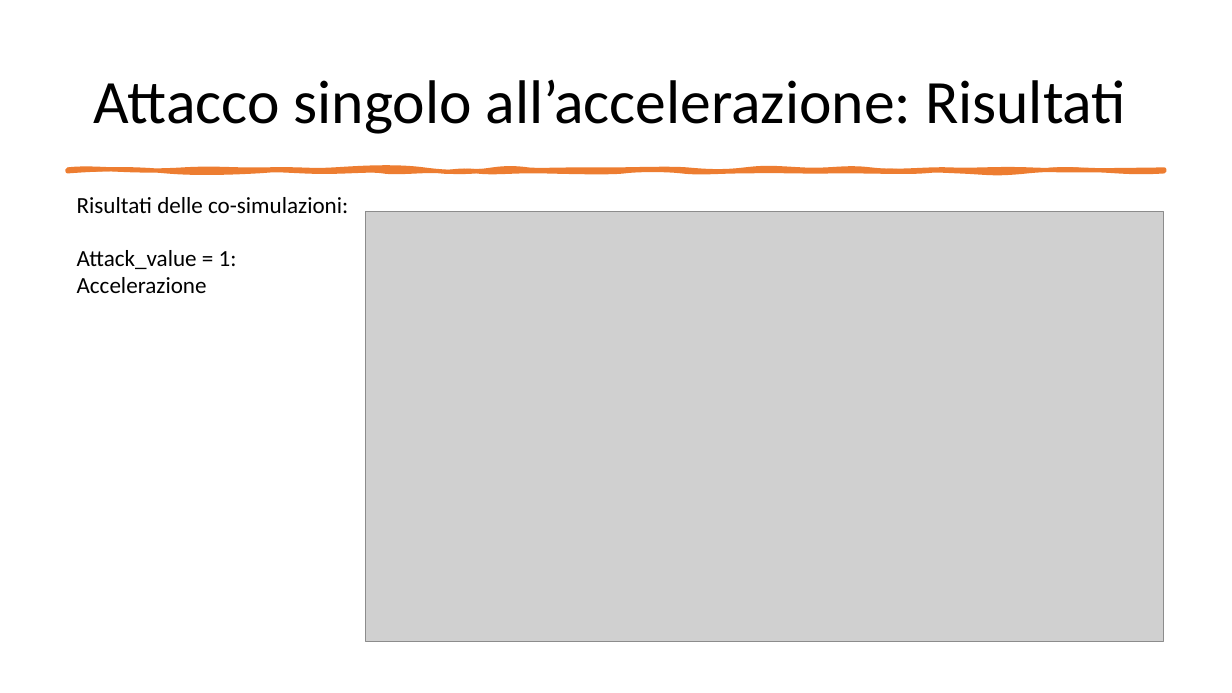
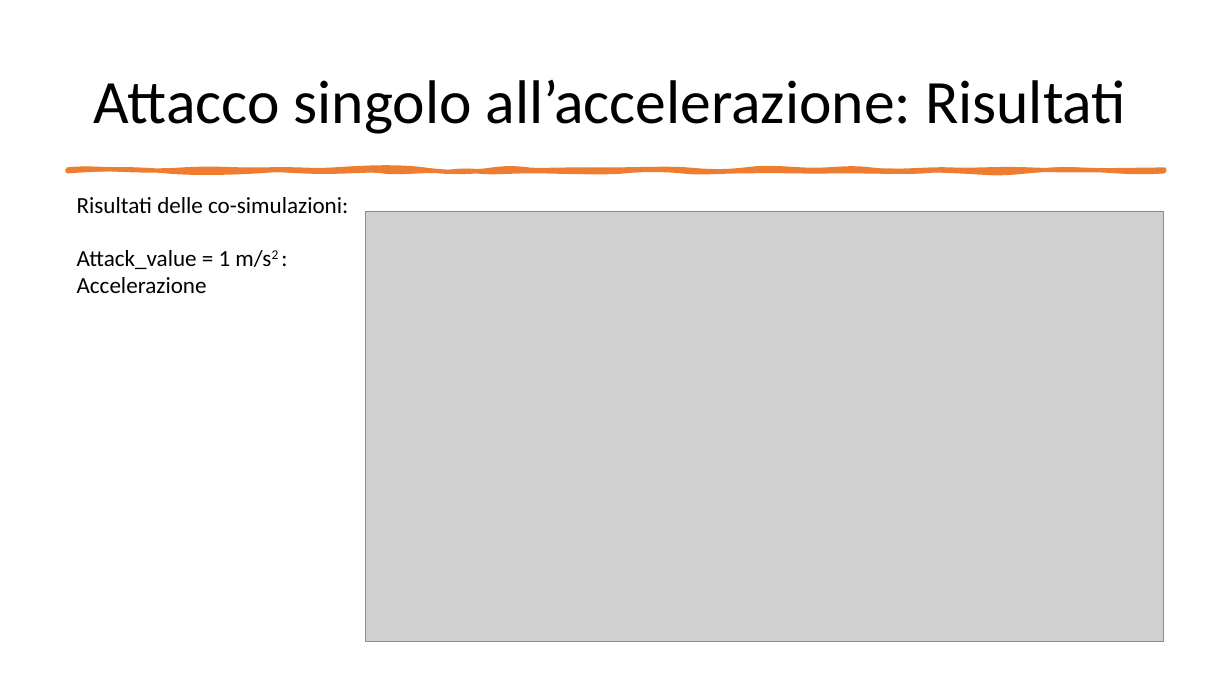
Before and after one commit to gerti98/FormalMethodsProject, a slide deck: slide 13 of Leading Car – Following Car.pptx. Drawn at 1232x693 pixels with LibreOffice and Linux fonts; fonts in the diff are those of the drawing; grey boxes stand for pictures. Boxes give left, top, right and bottom in pixels: in the first picture for what was removed or moved away, otherwise in the second. Text is boxed around its words. In the diff, an @@ line names an element or a change of style, - is before the commit and + after.

```diff
--- a/Leading Car – Following Car.pptx
+++ b/Leading Car – Following Car.pptx
@@ text at [77, 250, 271, 293]: text changed @@
-Attack_value = 1: Accelerazione
+Attack_value = 1 m/s2 : Accelerazione
```
Also in this commit, not shown: 13 other slides changed.
